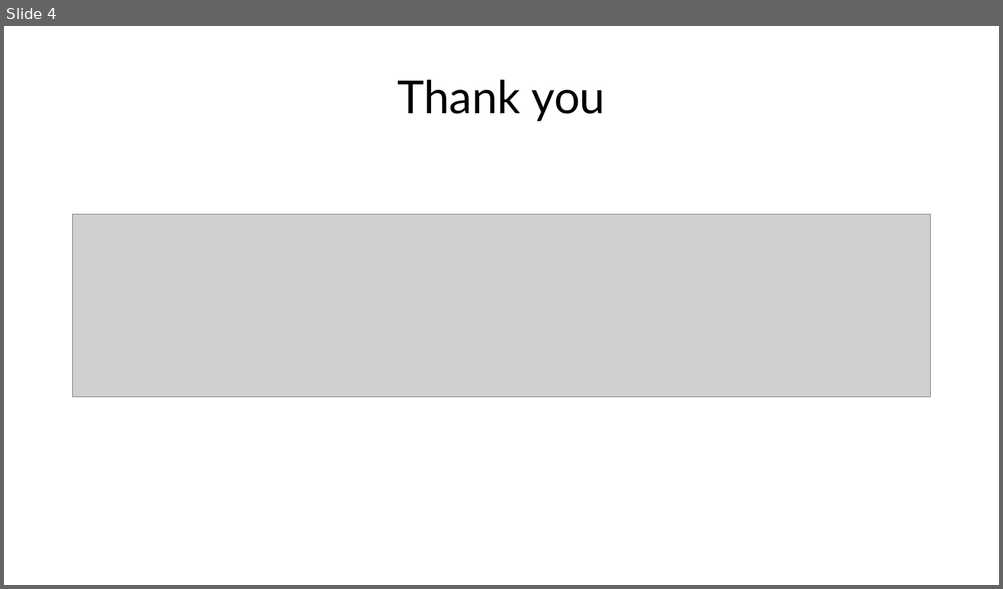
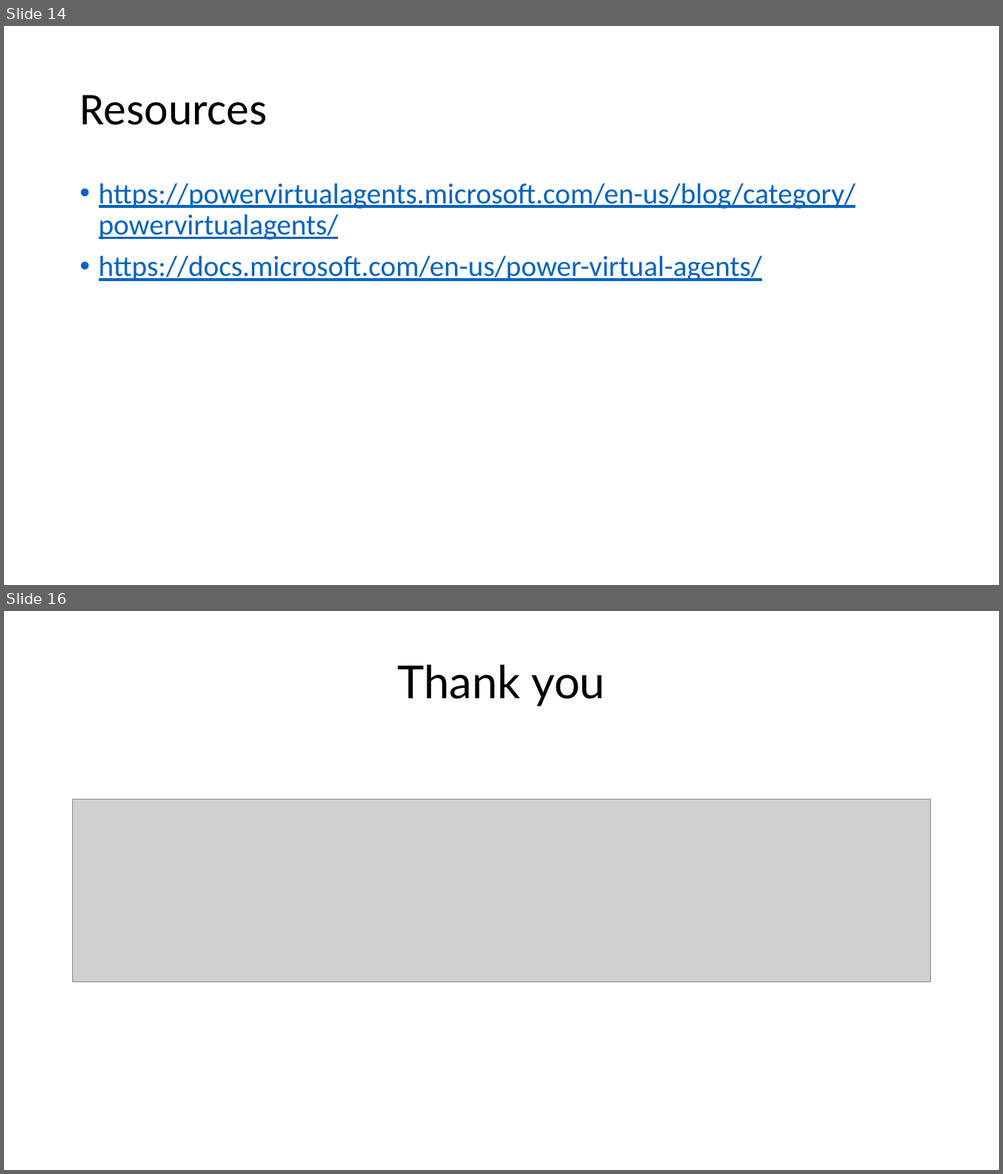
Before and after one commit to ramimounla/GlobalPowerPlatformBootcamp, a slide deck: Slides/Aung Khaing - Serve your customers using power virtual agents - 300 GPPB Wellington.pptx. Shown one above the other, each under a label of ours: slide 4 before the commit, slides 14 and 16 after it; the slides between them are not shown. The pictures are 1003x589 and 1003x1174 pixels, drawn with LibreOffice and Linux fonts; fonts in the diff are those of the drawing; grey boxes stand for pictures; background and template pictures are left out. Boxes give left, top, right and bottom in pixels: in the first picture for what was removed or moved away, otherwise in the second. Text is boxed around its words. In the diff, an @@ line names an element or a change of style, - is before the commit and + after.

```diff
--- a/Slides/Aung Khaing - Serve your customers using power virtual agents - 300 GPPB Wellington.pptx
+++ b/Slides/Aung Khaing - Serve your customers using power virtual agents - 300 GPPB Wellington.pptx
@@ slide 14 added at bbox=[4, 26, 999, 585], background picture (left out) @@
@@ title added at bbox=[79, 95, 267, 125], 44 pt, text #000000 @@
+Resources
@@ text added at bbox=[99, 183, 856, 281], 28 pt, text #0563C1, underline @@
+• https://powervirtualagents.microsoft.com/en-us/blog/category/powervirtualagents/
+• https://docs.microsoft.com/en-us/power-virtual-agents/
@@ what was slide 4 is now slide 16 @@
```
Also in this commit, not shown: 1 slide changed, 13 other slides added, 2 slides removed.
